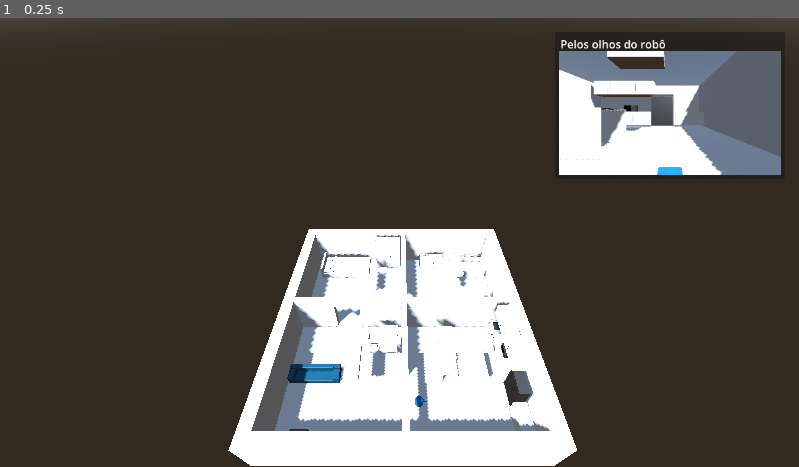
Above: before the commit, frame 1.
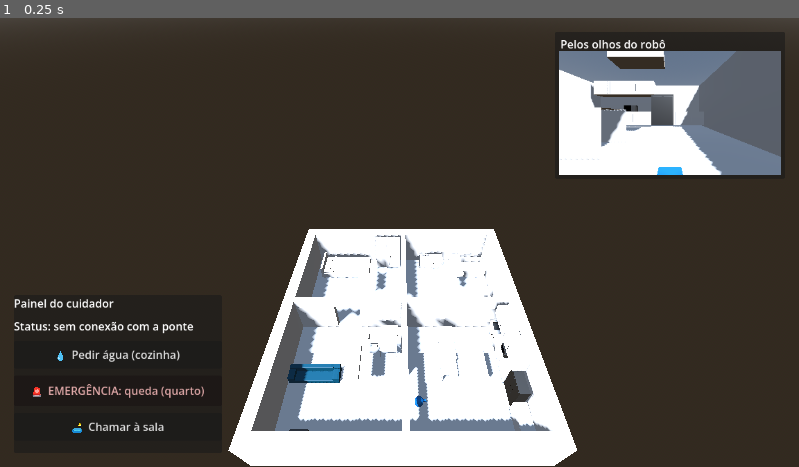
Above: after the commit, the same moment.

Repository: mscesco/hestia
Game: Godot game, scene res://scenes/Main.tscn
Two runs of this game, one before a commit and one after it. Both use one fixed random seed, a clock stepped at 60 frames per second and the inputs below.
Inputs:
- Up to frame 1 (0.25 s): no input

The runs differ from the first frame. In frame 1, 0.8% of the frame differs, in the area x 1-26%, y 62-93%.

Commit message:
Corrige mesh da casa, torna paradigmas vivos, endurece a ponte e add painel Godot
Robótica (causa do "não funciona"):
- casa_blender.world não tem mais caminho absoluto cravado (apontava para a
  máquina de um integrante -> casa subia vazia, sem paredes, quebrando
  laser/AMCL/Nav2 nas demais máquinas). Usa o token __OBJ_PATH__, substituído
  em tempo de launch pelo caminho real desta máquina (portável p/ todo o grupo).

Paradigmas (agora usados de fato no código, não ilustrativos):
- Funcional: novo nó no_percepcao roda pipeline_sensores sobre /scan e publica
  /obstaculo_proximo; pipeline parametrizado pelo alcance real (16 m).
- OOP: a classe Robo passa a ser usada pelo gerenciador_chamados (estado).
- Observer: implementação autoral explícita (observador.py: Sujeito/Observador),
  usada na notificação de atividade.

Segurança (ponte):
- /token exige usuário+senha (fecha o contorno da correção do /comando) e a
  chave do JWT sai do código para HESTIA_SECRET_KEY.
- /pedido (controle vindo da interface) também protegido por JWT.

Interface Godot:
- Painel do cuidador com status e botões (água/queda/sala) que enfileiram
  pedidos autenticados; no_ponte drena /pedidos e publica em /chamados.

Docs: README, ARQUITETURA, DEMO e relatório de pentest atualizados.

Co-Authored-By: Claude Opus 4.8 <noreply@anthropic.com>

Diff:
--- a/interface_godot/project.godot
+++ b/interface_godot/project.godot
@@ -12,7 +12,7 @@
 
 config/name="Interface Héstia"
 run/main_scene="res://scenes/Main.tscn"
-config/features=PackedStringArray("4.6", "Forward Plus")
+config/features=PackedStringArray("4.7", "Forward Plus")
 
 [rendering]
 
--- a/interface_godot/scenes/Main.tscn
+++ b/interface_godot/scenes/Main.tscn
@@ -105,3 +105,35 @@
 offset_bottom = -6.0
 texture = SubResource("ViewportTexture_olho")
 expand_mode = 1
+
+[node name="Controles" type="PanelContainer" parent="HUD"]
+anchor_top = 1.0
+anchor_bottom = 1.0
+offset_left = 20.0
+offset_top = -248.0
+offset_right = 320.0
+offset_bottom = -20.0
+grow_vertical = 0
+
+[node name="VB" type="VBoxContainer" parent="HUD/Controles"]
+theme_override_constants/separation = 10
+
+[node name="Titulo" type="Label" parent="HUD/Controles/VB"]
+text = "Painel do cuidador"
+
+[node name="Status" type="Label" parent="HUD/Controles/VB"]
+text = "Status: —"
+autowrap_mode = 3
+
+[node name="BtnAgua" type="Button" parent="HUD/Controles/VB"]
+custom_minimum_size = Vector2(0, 40)
+text = "💧  Pedir água (cozinha)"
+
+[node name="BtnQueda" type="Button" parent="HUD/Controles/VB"]
+custom_minimum_size = Vector2(0, 44)
+modulate = Color(1, 0.75, 0.75, 1)
+text = "🚨  EMERGÊNCIA: queda (quarto)"
+
+[node name="BtnSala" type="Button" parent="HUD/Controles/VB"]
+custom_minimum_size = Vector2(0, 40)
+text = "🛋️  Chamar à sala"
--- a/interface_godot/scripts/Main.gd
+++ b/interface_godot/scripts/Main.gd
@@ -1,17 +1,26 @@
 extends Node3D
-## Nó raiz da interface. Faz polling em GET /status na ponte FastAPI e repassa
-## a pose e o estado de emergência para o nó do robô.
+## Nó raiz da interface. Faz polling em GET /status na ponte FastAPI (pose +
+## atividade) e repassa ao robô 3D. Também é o "painel do cuidador": autentica na
+## ponte (/token) e envia pedidos (/pedido) quando o operador clica nos botões.
 
 @export var url_base: String = "http://127.0.0.1:8000"
-@export var intervalo: float = 0.2  # segundos entre consultas
+@export var intervalo: float = 0.2            # segundos entre consultas de status
+@export var usuario: String = "operador"      # credencial da demo (bate com o servidor)
+@export var senha: String = "hestia2026"
 
-var _http: HTTPRequest
+var _http: HTTPRequest                         # polling de /status
 var _robo: Node
+var _status_label: Label
 var _ocupado: bool = false
 var _conectado: bool = false
 
+var _token: String = ""
+var _pendentes: Array = []                     # pedidos aguardando token
+
 func _ready() -> void:
 	_robo = get_node_or_null("Robo")
+	_status_label = get_node_or_null("HUD/Controles/VB/Status")
+
 	_http = HTTPRequest.new()
 	add_child(_http)
 	_http.request_completed.connect(_on_resposta)
@@ -21,8 +30,21 @@
 	t.autostart = true
 	add_child(t)
 	t.timeout.connect(_poll)
+
+	# Botões do painel do cuidador (conectados por código p/ não depender do .tscn)
+	_ligar_botao("HUD/Controles/VB/BtnAgua", "agua", "PEDIDO_COMUM", 5.0, -1.9)
+	_ligar_botao("HUD/Controles/VB/BtnQueda", "queda", "EMERGENCIA", -7.9, 11.45)
+	_ligar_botao("HUD/Controles/VB/BtnSala", "ir_sala", "PEDIDO_COMUM", -7.9, -1.8)
+
+	_autenticar()
 	print("[Ponte] Interface Hestia iniciada. Lendo ", url_base, "/status")
 
+func _ligar_botao(caminho: String, tipo: String, prio: String, x: float, y: float) -> void:
+	var b := get_node_or_null(caminho)
+	if b and b is Button:
+		b.pressed.connect(func(): _pedir(tipo, prio, x, y))
+
+# ---------------- polling de status (pose + atividade) ----------------
 func _poll() -> void:
 	if _ocupado:
 		return
@@ -37,6 +59,7 @@
 		if _conectado:
 			print("[Ponte] sem resposta da ponte (code=", code, ")")
 			_conectado = false
+		_set_status("sem conexão com a ponte")
 		return
 	if not _conectado:
 		print("[Ponte] conectado.")
@@ -48,6 +71,62 @@
 	if _robo and dados.has("pose"):
 		var p = dados["pose"]
 		_robo.aplicar_pose(float(p.get("x", 0.0)), float(p.get("y", 0.0)), float(p.get("theta", 0.0)))
-	if _robo and dados.has("atividade"):
-		var atv := str(dados["atividade"]).to_lower()
-		_robo.definir_emergencia(atv.contains("queda") or atv.contains("emerg"))
+	if dados.has("atividade"):
+		var atv := str(dados["atividade"])
+		_set_status(atv)
+		if _robo:
+			var a := atv.to_lower()
+			_robo.definir_emergencia(a.contains("queda") or a.contains("emerg"))
+
+func _set_status(texto: String) -> void:
+	if _status_label:
+		_status_label.text = "Status: " + texto
+
+# ---------------- painel do cuidador: autenticação + pedidos ----------------
+func _autenticar() -> void:
+	var req := HTTPRequest.new()
+	add_child(req)
+	req.request_completed.connect(func(_r, code, _h, body):
+		if code == 200:
+			var d = JSON.parse_string(body.get_string_from_utf8())
+			if typeof(d) == TYPE_DICTIONARY and d.has("access_token"):
+				_token = str(d["access_token"])
+				print("[Ponte] autenticado no painel do cuidador.")
+				_drenar_pendentes()
+		else:
+			print("[Ponte] falha ao autenticar (code=", code, ")")
+		req.queue_free()
+	)
+	var corpo := JSON.stringify({"usuario": usuario, "senha": senha})
+	req.request(url_base + "/token", ["Content-Type: application/json"], HTTPClient.METHOD_POST, corpo)
+
+func _pedir(tipo: String, prioridade: String, x: float, y: float) -> void:
+	var pedido := {"tipo": tipo, "prioridade": prioridade, "x": x, "y": y}
+	if _token == "":
+		_pendentes.append(pedido)   # ainda sem token: envia assim que autenticar
+		_autenticar()
+		return
+	_enviar_pedido(pedido)
+
+func _drenar_pendentes() -> void:
+	for pedido in _pendentes:
+		_enviar_pedido(pedido)
+	_pendentes.clear()
+
+func _enviar_pedido(pedido: Dictionary) -> void:
+	var req := HTTPRequest.new()
+	add_child(req)
+	req.request_completed.connect(func(_r, code, _h, _body):
+		if code == 200:
+			print("[Ponte] pedido enviado: ", pedido)
+		elif code == 401:
+			print("[Ponte] token expirado — reautenticando.")
+			_token = ""
+			_pendentes.append(pedido)
+			_autenticar()
+		else:
+			print("[Ponte] pedido recusado (code=", code, ")")
+		req.queue_free()
+	)
+	var cabec := ["Content-Type: application/json", "Authorization: Bearer " + _token]
+	req.request(url_base + "/pedido", cabec, HTTPClient.METHOD_POST, JSON.stringify(pedido))
Not shown, changed: ARQUITETURA.md
Not shown, changed: DEMO.md
Not shown, changed: iniciar_hestia_blender.sh
Not shown, changed: iniciar_hestia_blender_simples.sh
Not shown, changed: parar_hestia.sh
Not shown, changed: pentest/relatorio.md
